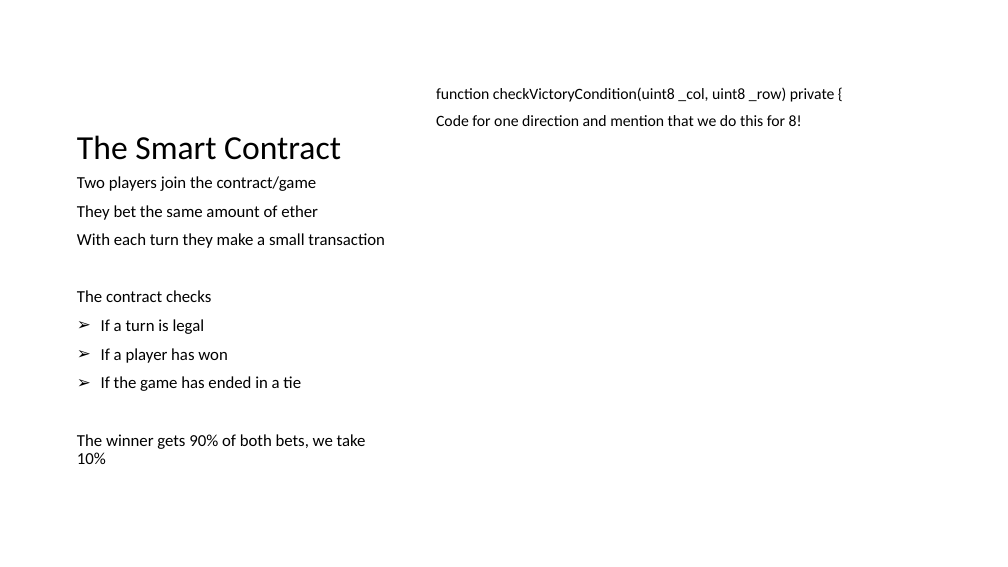
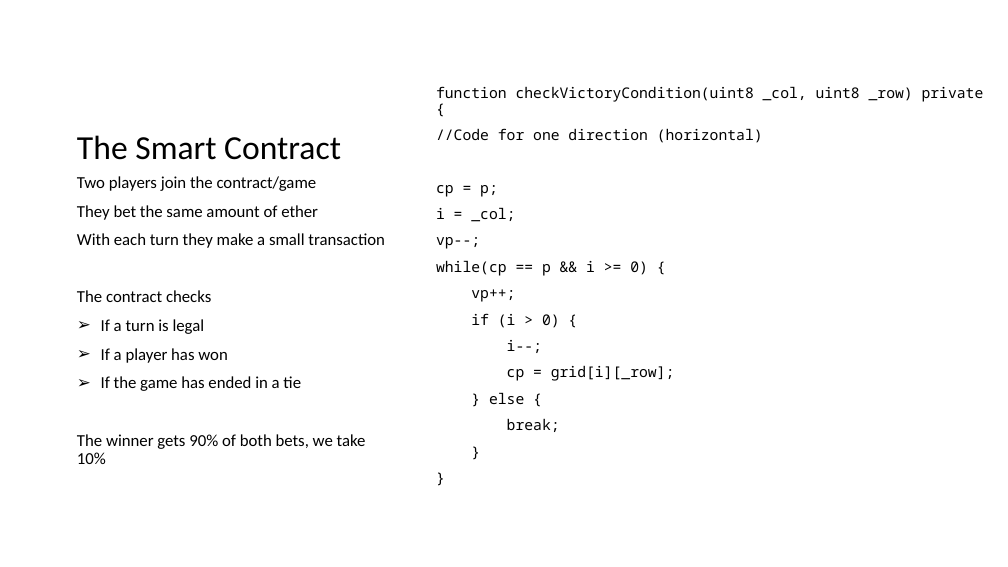
Before and after one commit to matnad/vierGewinntSC, a slide deck: slide 5 of Draft_WIP.pptx (slide 4 before the commit). Drawn at 1008x567 pixels with LibreOffice and Linux fonts; fonts in the diff are those of the drawing. Boxes give left, top, right and bottom in pixels: in the first picture for what was removed or moved away, otherwise in the second. Text is boxed around its words. In the diff, an @@ line names an element or a change of style, - is before the commit and + after.

```diff
--- a/Draft_WIP.pptx
+++ b/Draft_WIP.pptx
@@ text at bbox=[436, 86, 984, 102]: size 15 to 14 pt, font Calibri to Noto Sans Mono in "function checkVictoryCondition(uint8 _col, uint8 _row) priva ..." @@
@@ text at bbox=[436, 128, 763, 432]: text changed; size 15 to 14 pt; font Calibri to Noto Sans Mono @@
-Code for one direction and mention that we do this for 8!
+//Code for one direction (horizontal)
+cp = p;
+i = _col;
+vp--;
+while(cp == p && i >= 0) {
+vp++;
+if (i > 0) {
+i--;
+cp = grid[i][_row];
+} else {
+break;
+}
+}
```
Also in this commit, not shown: 1 other slide changed, 1 slide added, 1 slide removed.
